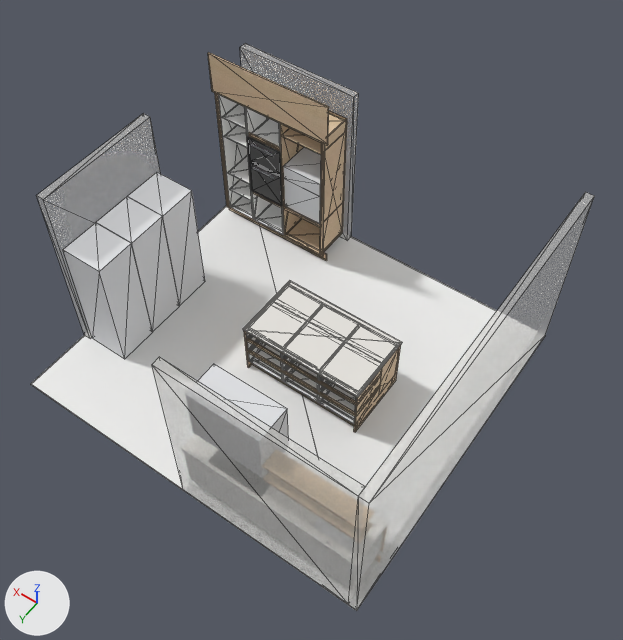
The glTF model 2025-284-B01-Kjokken-Plan-1/sim/korpus.glb, before and after one commit.
Before and after are seen from a camera (50 mm lens) standing at (-1765.0, 3339.0, 10110.0) and looking at (2249.0, -2281.0, 1280.0). Lighting does not change. The marker at lower left points along +X, +Y and +Z. The picture after the commit comes second. Mesh edges are drawn as thin lines. Vertices at exactly the same position are counted once.

Before the edit, the objects in view are built like this:
```python
me_mesh_0 = bpy.data.meshes.new('Mesh_0')
me_mesh_0.from_pydata(...)  # 1486 vertices, 2736 faces; spans x -120.0..5375.0, y -4853.0..120.0, z -20.0..3034.0
me_mesh_0.materials.append(mat_spo18_m_kvi)  # white #f9f9f7
me_mesh_0.materials.append(mat_xf18_u_hpl_bbbb)  # beige #ede1c4
me_mesh_0.materials.append(mat_mdf03_b_kvi)  # white #f7f7f6
me_mesh_0.materials.append(mat_eik_mdf19_f_eik)  # picture img_image_0
me_mesh_0.materials.append(mat_eik_eik_heltre)  # picture img_image_0
me_mesh_0.materials.append(mat_stein)  # white #e7e5df
me_mesh_0.materials.append(mat_kjop_rust)  # white #e1e2e5
me_mesh_0.materials.append(mat_kjop_sort)  # dark grey #505050
me_mesh_0.materials.append(mat_eik_mdf31_f_eik)  # picture img_image_0
me_mesh_0.materials.append(mat_eik_mdf04_f_eik)  # picture img_image_0
me_mesh_0.materials.append(mat_vegg)  # white #efedea
me_mesh_0.materials.append(mat_gulv)  # white #efefed
ob_mesh_0 = bpy.data.objects.new('Mesh_0', me_mesh_0)
ob_mesh_0.location = (0.0, 0.0, 0.0)
```
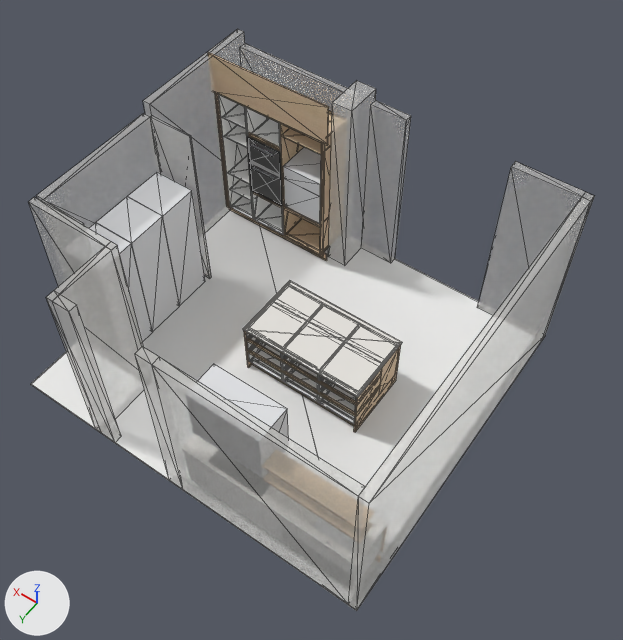
Where the change shows, as pixel boxes (x1, y1, x2, y2) in the pictures (623 x 640 px):
'Mesh_0', reshaped
    before: (31, 43, 595, 611)
    after: (28, 29, 595, 611)
part 1 of me_mesh_0, added
    after: (28, 197, 144, 442)
part 2 of me_mesh_0, added
    after: (328, 80, 411, 265)
part 3 of me_mesh_0, added
    after: (42, 29, 245, 489)
part 4 of me_mesh_0, added
    after: (477, 161, 595, 338)

The change, as a list of edits to the scene's bpy script:
```text
Change me_mesh_0:
    used by ob_mesh_0; location = (0.0, 0.0, 0.0)
    remove me_mesh_0.from_pydata(...)  # 1486 vertices, 2736 faces; spans x -120.0..5375.0, y -4853.0..120.0, z -20.0..3034.0
    add me_mesh_0.from_pydata(...)  # 1548 vertices, 2856 faces; spans x -120.0..5375.0, y -4853.0..120.0, z -20.0..3034.0
    me_mesh_0 part 1: a new loose piece of 20 vertices spanning x 3755.0..5375.0, y -905.0..120.0, z 0.0..2800.0, in mat_vegg (white #efedea)
    me_mesh_0 part 2: a new loose piece of 15 vertices spanning x 2475.0..3345.0, y -4853.0..-4275.0, z 0.0..2984.0, in mat_vegg (white #efedea)
    me_mesh_0 part 3
    21 vertices are added at x 2797.0..5375.0, y -4853.0..120.0, z 0.0..2984.0
    48 new faces join them, mat_vegg (white #efedea)
    me_mesh_0 part 4
    6 vertices are added at (-120.0, -4733.0, 0.0), (945.0, -4733.0, 0.0), (945.0, -4853.0, 0.0), (-120.0, -4733.0, 2800.0), (945.0, -4853.0, 2800.0), (945.0, -4733.0, 2800.0)
    12 new faces join them, mat_vegg (white #efedea)
```
